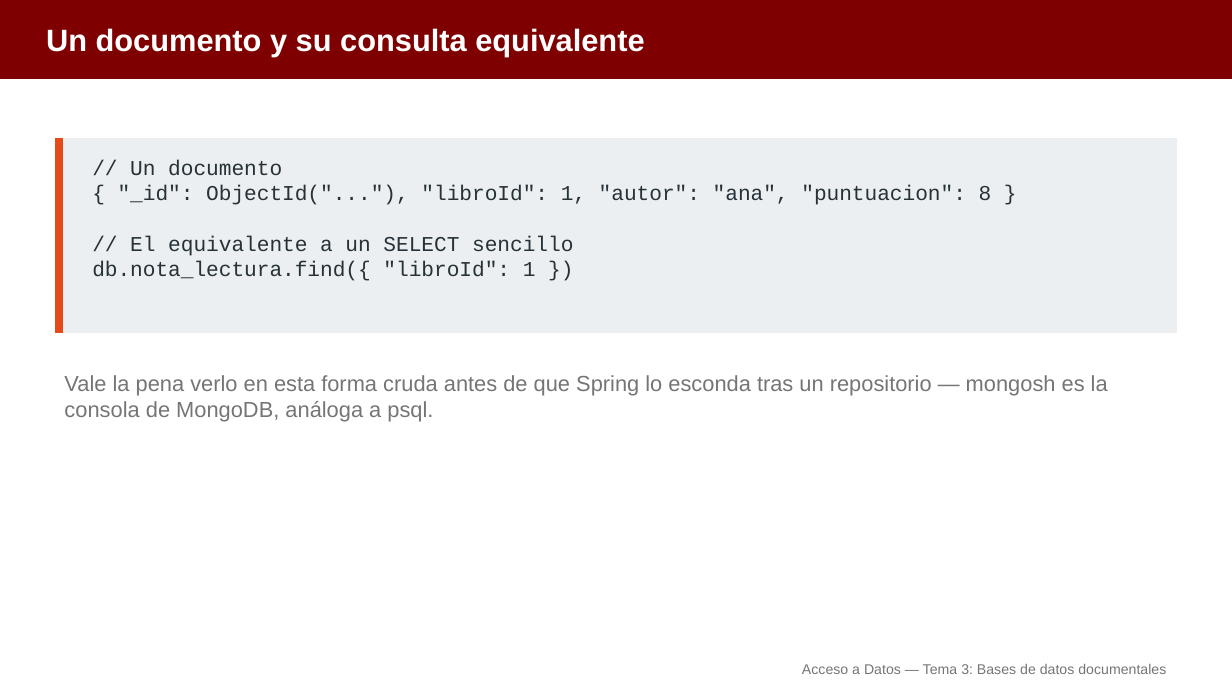
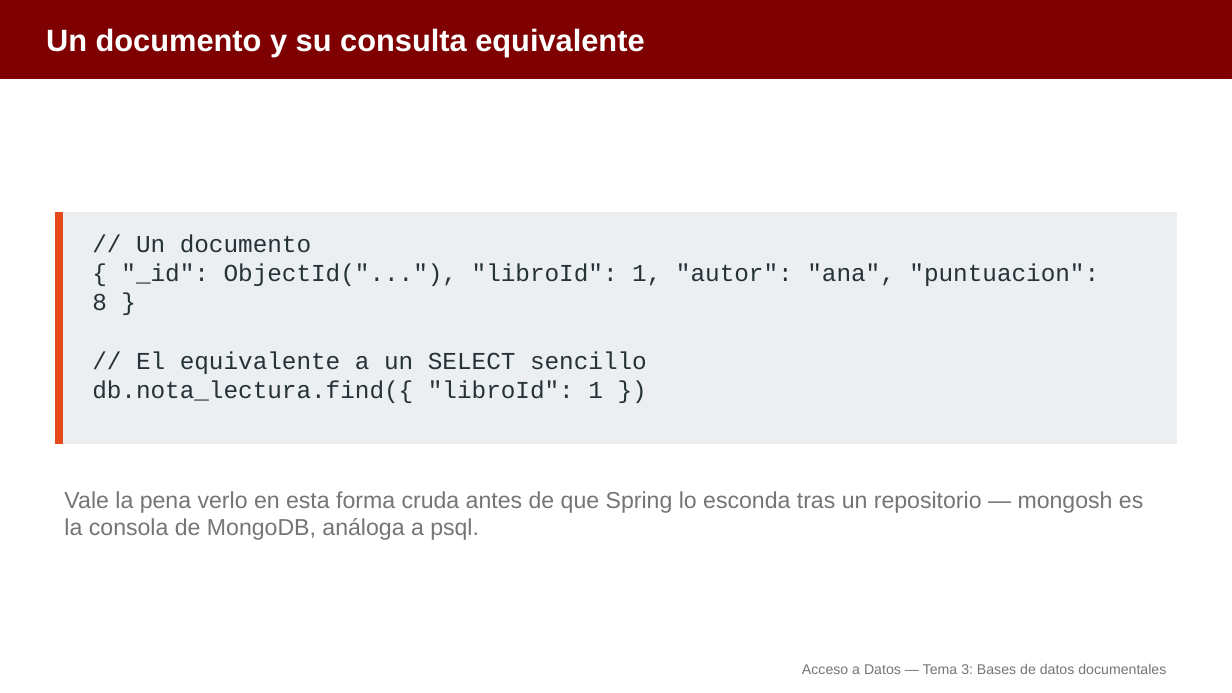
Before and after one commit to aitorventura/acceso-a-datos, a slide deck: slide 10 of tema3/diapositivas/conexion-mongodb.pptx. Drawn at 1232x693 pixels with LibreOffice and Linux fonts; fonts in the diff are those of the drawing. Boxes give left, top, right and bottom in pixels: in the first picture for what was removed or moved away, otherwise in the second. Text is boxed around its words. In the diff, an @@ line names an element or a change of style, - is before the commit and + after.

```diff
--- a/tema3/diapositivas/conexion-mongodb.pptx
+++ b/tema3/diapositivas/conexion-mongodb.pptx
@@ rectangle: place and size @@
-rectangle at <box>55,139,1177,333</box>
+rectangle at <box>55,213,1177,444</box>
@@ rectangle: place and size @@
-rectangle at <box>55,139,63,333</box>
+rectangle at <box>55,213,63,444</box>
@@ text "// Un documento": place and size @@
-text "// Un documento" at <box>92,160,992,281</box>
+text "// Un documento" at <box>92,234,1099,403</box>
@@ text "// Un documento" at <box>92,234,1099,403</box>: size 16.5 to 19 pt @@
@@ text "Vale la pena verlo en ...": place and size @@
-text "Vale la pena verlo en ..." at <box>64,375,1108,422</box>
+text "Vale la pena verlo en ..." at <box>64,491,1143,540</box>
@@ text "Vale la pena verlo en ..." at <box>64,491,1143,540</box>: size 17 to 18 pt @@
```
Also in this commit, not shown: 26 other slides changed, 15 other files.
